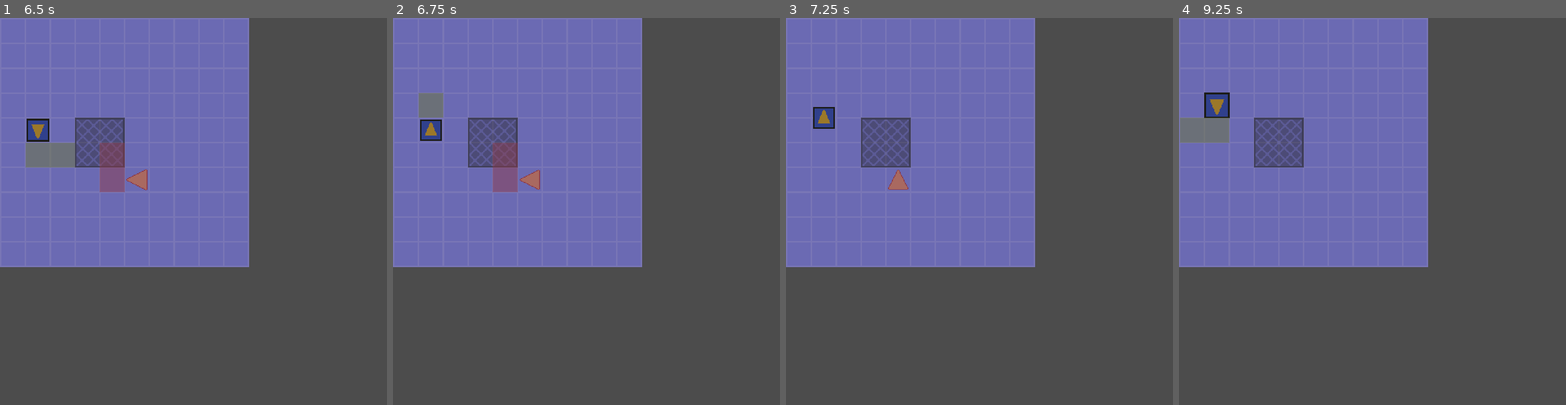
Above: before the commit, frames 1-4 (left to right).
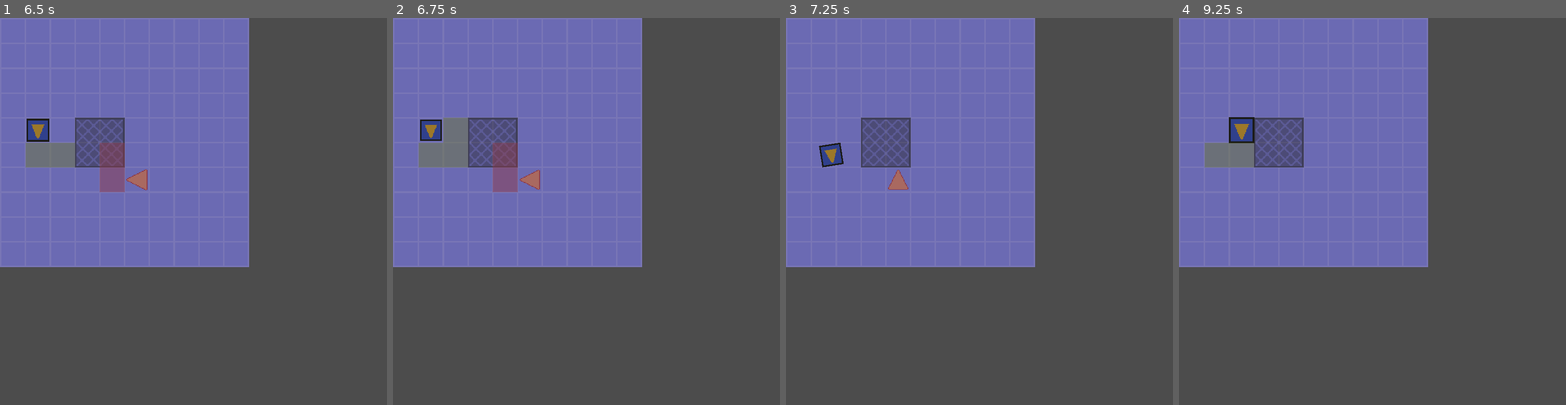
Above: after the commit, the same moments.

Repository: nolenroyalty/Click-Click-Trick
Game: Godot game, scene res://battlefield/Battlefield.tscn
Two runs of this game, one before a commit and one after it. Both use one fixed random seed, a clock stepped at 60 frames per second and the inputs below. The project has no main scene, so this scene is started directly.
Inputs:
- Up to frame 1 (6.5 s): tap Enter at 0.5, 2.75 s; hold D (player_right) 0.53-1.28 s; hold S (player_down) 1.28-2.03 s; tap Space (player_cancel) at 2, 4.25 s; hold D (player_right) 2.03-2.78 s; hold W (player_up) 2.78-3.53 s; hold A (player_left) 3.53-5.03 s; hold S (player_down) 5.03-5.78 s; hold D (player_right) from 5.78 s (still down)
- Up to frame 2 (6.75 s): release D (player_right) at 6.53 s; hold W (player_up) from 6.53 s (still down)
- Up to frame 3 (7.25 s): keep holding W (player_up)
- Up to frame 4 (9.25 s): release W (player_up) at 7.28 s; hold D (player_right) 7.28-8.03 s; hold S (player_down) 8.03-8.78 s; tap Enter at 8.75 s; hold A (player_left) from 8.78 s (still down)

Frame 1 is identical in both runs. In frame 2, 1.7% of the frame differs, in the area x 6-20%, y 19-39%; in frame 3, 0.6%; in frame 4, 2.5%, in the area x 0-20%, y 19-39%.

Commit message:
multiple player moves, play with grid pulsing, etc

Diff:
--- a/battlefield/Battlefield.gd
+++ b/battlefield/Battlefield.gd
@@ -37,7 +37,9 @@
 			clear_dead_enemies()
 			# Maybe reset music if it's way off?
 			pass
-		U.BEAT.SHOW: pass
+		U.BEAT.SHOW:
+			pass
+			$Grid.pulse()
 		U.BEAT.MOVE:
 			move_player()
 			move_enemies()
@@ -118,10 +120,17 @@
 		i += 1
 		if i < len(moves):
 			var next_move = moves[i]
+			# Spin 270 degrees clockwise on all turns. Looks kinda neat?
 			var target_rotation = U.rotation(next_move)
-			if move == U.D.UP and next_move == U.D.LEFT:
-				target_rotation = -90
-			t.interpolate_property(node.sprite, "rotation_degrees", null, target_rotation, each_move_time, Tween.TRANS_LINEAR, Tween.EASE_IN_OUT)
+			var current_rotation = U.rotation(move)
+			var diff = abs(current_rotation - target_rotation)
+			if 0 < diff and diff < 270:
+				if current_rotation < target_rotation:
+					current_rotation += 360
+				else:
+					target_rotation += 360
+
+			t.interpolate_property(node.sprite, "rotation_degrees", current_rotation, target_rotation, each_move_time, Tween.TRANS_LINEAR, Tween.EASE_IN_OUT)
 		t.start()
 		yield(t, "tween_all_completed")
 		pos = new_pos
--- a/battlefield/GridBackground.gd
+++ b/battlefield/GridBackground.gd
@@ -1,15 +1,23 @@
 extends Node2D
 
 onready var border = $Border
+onready var pulse_tween = $PulseTween
 # We add 1 pixel on each side to make our squares even, but we ignore that for width and height
 const TOTAL_BORDER_SIZE = 2
 var width
 var height
 
 func _ready():
+	pulse_tween.target = border
+	pulse_tween.property = "rect_scale"
 	var x = int(border.rect_size.x)
 	var y = int(border.rect_size.y)
 	assert((x - TOTAL_BORDER_SIZE) % C.CELL_SIZE == 0, "Border width must be a multiple of cell size")
 	assert((y - TOTAL_BORDER_SIZE) % C.CELL_SIZE == 0, "Border height must be a multiple of cell size")
 	width = (x - TOTAL_BORDER_SIZE) / C.CELL_SIZE
 	height = (y - TOTAL_BORDER_SIZE) / C.CELL_SIZE
+
+func pulse():
+	# This needs to pulse everything on the grid for it to work
+	# pulse_tween.pulse(U.v(0.98, 0.98))
+	pass
--- a/battlefield/GridBackground.tscn
+++ b/battlefield/GridBackground.tscn
@@ -1,7 +1,8 @@
-[gd_scene load_steps=3 format=2]
+[gd_scene load_steps=4 format=2]
 
 [ext_resource path="res://battlefield/sprites/gridsquare2.png" type="Texture" id=1]
 [ext_resource path="res://battlefield/GridBackground.gd" type="Script" id=2]
+[ext_resource path="res://effects/PulseTween.tscn" type="PackedScene" id=3]
 
 [node name="Grid" type="Node2D"]
 script = ExtResource( 2 )
@@ -9,6 +10,7 @@
 [node name="Border" type="NinePatchRect" parent="."]
 margin_right = 322.0
 margin_bottom = 322.0
+rect_pivot_offset = Vector2( 161, 161 )
 texture = ExtResource( 1 )
 patch_margin_left = 1
 patch_margin_top = 1
@@ -24,3 +26,5 @@
 margin_bottom = -1.0
 texture = ExtResource( 1 )
 stretch_mode = 2
+
+[node name="PulseTween" parent="." instance=ExtResource( 3 )]
--- a/effects/PulseTween.gd
+++ b/effects/PulseTween.gd
@@ -1,10 +1,11 @@
 extends Tween
 
 # Attach to any node with a Sprite child and call pulse() to make it pulse.
-var sprite
+var target
+var property = "scale"
 
 func interp(time, start, end):
-	var _ignore = interpolate_property(sprite, "scale", start, end, time, TRANS_QUAD, EASE_OUT)
+	var _ignore = interpolate_property(target, property, start, end, time, TRANS_QUAD, EASE_OUT)
 
 func pulse(amount = U.v(1.1, 1.1)):
 	# I don't quite understand why, but this doesn't look right if we divide time by 2.0 as you'd expect.
@@ -21,4 +22,6 @@
 
 # Called when the node enters the scene tree for the first time.
 func _ready():
-	sprite = get_parent().get_node("Sprite")
+	var parent = get_parent()
+	if parent.has_node("Sprite"):
+		target = parent.get_node("Sprite")
--- a/enemies/SimpleEnemy.gd
+++ b/enemies/SimpleEnemy.gd
@@ -50,14 +50,12 @@
 func die():
 	# Sound effect?
 	var t = Tween.new()
-	var init = Color(1, 1, 1, 1)
 	var final = Color(1, 1, 1, 0)
-	t.interpolate_property(sprite, "modulate", init, final, U.beat_time / 2.0, Tween.TRANS_QUAD, Tween.EASE_IN)
+	t.interpolate_property(sprite, "modulate", null, final, U.beat_time / 2.0, Tween.TRANS_QUAD, Tween.EASE_IN)
 	add_child(t)
 	t.start()
 	yield(t, "tween_completed")
 	self.call_deferred("queue_free")
-	# t.connect("tween_completed", self, "queue_free")
 
 func tick(beat):
 	if dead: return
--- a/moveables/Moveable.gd
+++ b/moveables/Moveable.gd
@@ -71,8 +71,6 @@
 func pulse():
 	pulse_tween.pulse(U.v(1.2, 1.2))
 
-
-
 func emit_died():
 	print("I died! %s" % [ self ])
 	dead = true
--- a/player/Player.gd
+++ b/player/Player.gd
@@ -14,7 +14,7 @@
 		U.D.NONE: moves = [ U.D.NONE ]
 		var other:
 			if moves == [ U.D.NONE ]: moves = [ move ]
-			elif len(moves) >= 2: moves = [ other ]
+			elif len(moves) >= 3: moves = [ other ]
 			else: moves.append(other)
 
 			# Lets you cancel an "UP" by inputting a "DOWN" right after
